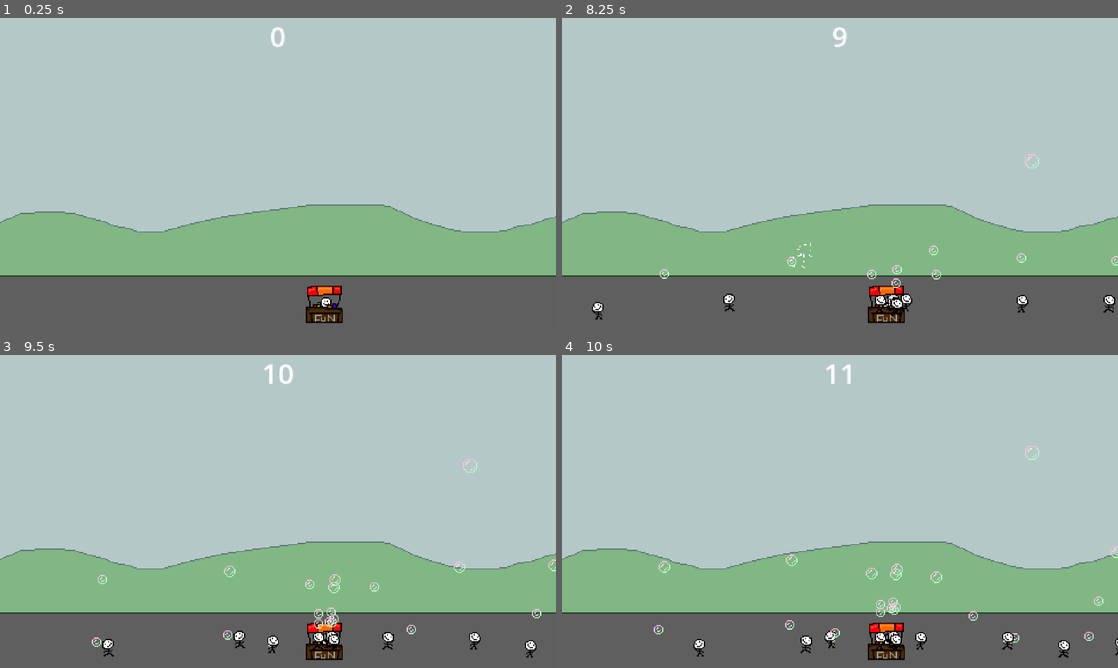
Above: before the commit, frames 1-4 (two rows, left to right).
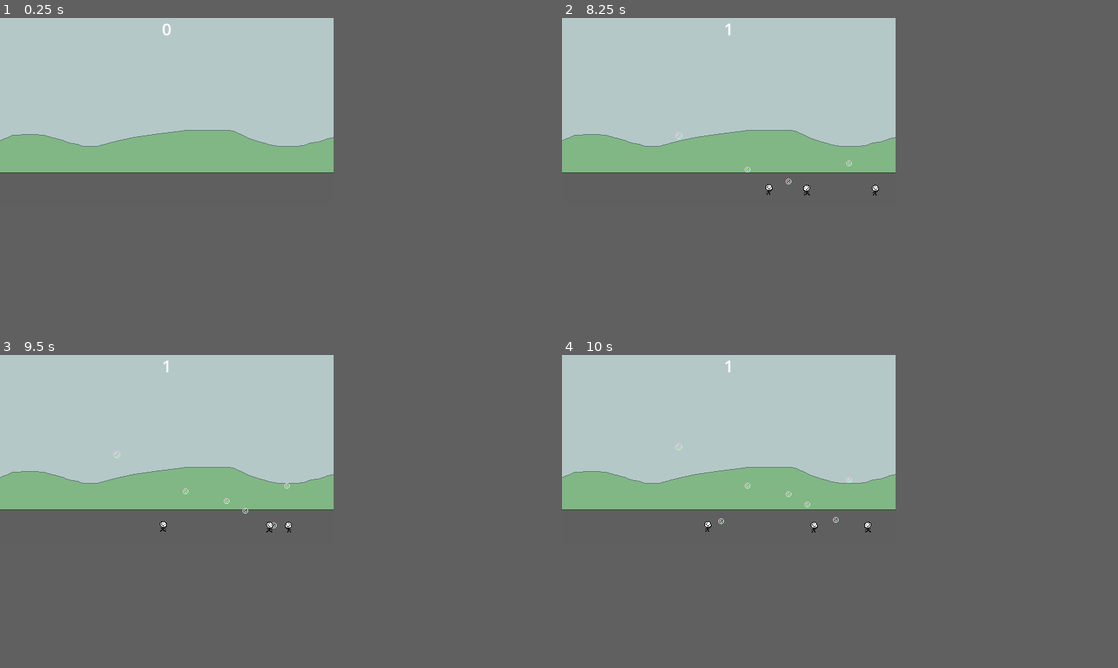
Above: after the commit, the same moments.

Repository: DISN-kolo/bubble-clicker-ggj25
Game: Godot game, scene res://main scene/MainScene.tscn
Same seed, same stepped clock (60 frames per second), same inputs: the game is played once before the commit and once after it.
Inputs (mouse positions are in pixels of both pictures, inside the frame that each line leads up to):
- Up to frame 1 (0.25 s): no input
- Up to frame 2 (8.25 s): tap Enter (ui_accept) at 0.5, 0.77, 1.52, 3.02, 3.77, 4.52, 6.02, 6.77, 7.52 s; move the mouse to (962, 158) at 0.52 s; hold Right (ui_right) 0.53-2.03 s; click (962, 158) at 0.6 s; move the mouse to (728, 190) at 1.27 s; click (728, 190) at 1.35 s; move the mouse to (567, 296) at 2.02 s; hold Left (ui_left) 2.03-2.78 s; click (567, 296) at 2.1 s; move the mouse to (812, 237) at 2.77 s; hold Right (ui_right) 2.78-4.28 s; click (812, 237) at 2.85 s; move the mouse to (650, 296) at 3.52 s; click (650, 296) at 3.6 s; move the mouse to (979, 290) at 4.27 s; hold Left (ui_left) 4.28-5.03 s; click (979, 290) at 4.35 s; move the mouse to (650, 280) at 5.02 s; hold Right (ui_right) 5.03-5.78 s; click (650, 280) at 5.1 s; move the mouse to (1023, 277) at 5.77 s; hold Left (ui_left) 5.78-7.28 s; click (1023, 277) at 5.85 s; move the mouse to (1056, 268) at 6.52 s; click (1056, 268) at 6.6 s; move the mouse to (1090, 249) at 7.27 s; hold Right (ui_right) from 7.28 s (still down); click (1090, 249) at 7.35 s; move the mouse to (806, 255) at 8.02 s; click (806, 255) at 8.1 s
- Up to frame 3 (9.5 s): keep holding Right (ui_right); move the mouse to (372, 574) at 8.77 s; click (372, 574) at 8.85 s; tap Enter (ui_accept) at 9.02 s
- Up to frame 4 (10 s): move the mouse to (1023, 567) at 9.52 s; release Right (ui_right) at 9.53 s; hold Left (ui_left) from 9.53 s (still down); click (1023, 567) at 9.6 s; tap Enter (ui_accept) at 9.77 s
In our replay, the window is 800x450 before the commit and 480x270 after it. These sizes can differ from the game's own. Grey fills any space a smaller window leaves; there, only what the larger window draws over its background counts as a difference.

The runs differ from the first frame. In frame 1, 49% of the frame differs, in the area x 0-100%, y 1-100%; in frame 2, 49%; in frame 3, 49%; in frame 4, 49%.

Commit message:
parametrized some values, added a cheat (ctrl + p) to increment them, made the viewport better for better canvas management n stuff

Diff:
--- a/bubble/Bubble.gd
+++ b/bubble/Bubble.gd
@@ -14,7 +14,7 @@
 var explosion_instance
 
 func _ready():
-	r = rng.randf_range(2.0, 3.0)
+	r = rng.randf_range(Events.bubble_growth_time, Events.bubble_growth_time + 2)
 	$Sprite2D.texture = texture_pool[i]
 	$Timer.wait_time = r
 	$Timer.start()
@@ -28,13 +28,14 @@
 			$Sprite2D.queue_free()
 			explosion_instance = explosion.instantiate()
 			add_child(explosion_instance)
-			get_tree().get_nodes_in_group("BubblesCount")[0].addBubbles("1");
+			get_tree().get_nodes_in_group("BubblesCount")[0].addBubbles(str(i + 1));
 	move_and_slide()
 	pass
 
 func _on_timer_timeout():
 	if !dying:
 		if (i >= 2):
+			self.queue_free()
 			return
 		i += 1
 		r = rng.randf_range(2.0, 3.0)
--- a/main scene/MainScene.gd
+++ b/main scene/MainScene.gd
@@ -6,28 +6,46 @@
 @onready var shop = preload("res://shop/fun_shop.tscn")
 var instance_of_shop
 var tio_direction : int
+
+@onready var tio_spawner_timer = $Timer
+
+const TIO_SPEED : float = 50
+const TIO_MIN_Y : float = 110
+const TIO_MAX_Y : float = 120
+
 # Called when the node enters the scene tree for the first time.
 func _ready():
-	instance_of_shop = shop.instantiate()
-	instance_of_shop.global_position = Vector2(rng.randi_range(-100, 100), rng.randi_range(110, 120))
-	add_child(instance_of_shop)
+	#instance_of_shop = shop.instantiate()
+	#instance_of_shop.global_position = Vector2(rng.randi_range(-100, 100), rng.randi_range(110, 120))
+	#add_child(instance_of_shop)
 	pass # Replace with function body.
 
 func _process(delta):
 	if Input.is_action_just_pressed("ui_cancel"):
 		get_tree().quit()
-
+	if Input.is_action_just_pressed("cheat"):
+		Events.tio_spawn_time /= 2
+		if (Events.tio_spawn_time <= 0.01):
+			Events.tio_spawn_time = 0.01
+		Events.bubble_growth_time /= 2
+		if (Events.bubble_growth_time <= 0.01):
+			Events.bubble_growth_time = 0.01
+		Events.tio_shopping_time += 1
+		Events.tio_bubbling_time /= 2
+		if (Events.tio_bubbling_time <= 0.01):
+			Events.tio_bubbling_time = 0.01
+		Events.tio_maximum_bubbles += 1
 
 func _on_timer_timeout():
 	tio_direction = rng.randi_range(0, 1) * 2 - 1
 	instance_of_tio = tio.instantiate()
-	instance_of_tio.velocity.x = 50 * tio_direction
-	instance_of_tio.global_position = Vector2(-250 * tio_direction, rng.randi_range(110, 120))
+	instance_of_tio.velocity.x = TIO_SPEED * tio_direction
+	instance_of_tio.global_position = Vector2(-250 * tio_direction, rng.randi_range(TIO_MIN_Y, TIO_MAX_Y))
 	instance_of_tio.sprite_flip = (tio_direction == -1)
 	add_child(instance_of_tio)
-	r = rng.randf_range(0.3, 1.3)
-	$Timer.wait_time = r
-	$Timer.start()
+	r = rng.randf_range(Events.tio_spawn_time, Events.tio_spawn_time + 0.5)
+	tio_spawner_timer.wait_time = r
+	tio_spawner_timer.start()
 
 func _on_killzone_tio_left_body_entered(body):
 	body.queue_free()
--- a/main scene/MainScene.tscn
+++ b/main scene/MainScene.tscn
@@ -18,7 +18,6 @@
 texture = ExtResource("1_37jlj")
 
 [node name="Camera2D" type="Camera2D" parent="."]
-zoom = Vector2(4, 4)
 
 [node name="Timer" type="Timer" parent="."]
 autostart = true
--- a/main scene/events.gd
+++ b/main scene/events.gd
@@ -1,3 +1,9 @@
 extends Node
 
 signal entered_shop
+
+var tio_spawn_time : float = 3.0
+var bubble_growth_time : float = 3.0
+var tio_bubbling_time : float = 1.5
+var tio_shopping_time : float = 3.5
+var tio_maximum_bubbles : int = 10
--- a/project.godot
+++ b/project.godot
@@ -21,10 +21,10 @@
 
 [display]
 
-window/size/viewport_width=1920
-window/size/viewport_height=1080
+window/size/viewport_width=480
+window/size/viewport_height=270
 window/size/mode=3
-window/stretch/mode="viewport"
+window/stretch/mode="canvas_items"
 
 [dotnet]
 
@@ -37,6 +37,11 @@
 "events": [null, Object(InputEventMouseButton,"resource_local_to_scene":false,"resource_name":"","device":-1,"window_id …(259 unchanged characters)…
 ]
 }
+cheat={
+"deadzone": 0.5,
+"events": [Object(InputEventKey,"resource_local_to_scene":false,"resource_name":"","device":-1,"window_id":0,"alt_pressed":false,"shift_pressed":false,"ctrl_pressed":true,"meta_pressed":false,"pressed":false,"keycode":0,"physical_keycode":80,"key_label":0,"unicode":112,"echo":false,"script":null)
+]
+}
 
 [rendering]
 
--- a/tio/tio.gd
+++ b/tio/tio.gd
@@ -3,7 +3,6 @@
 var rng = RandomNumberGenerator.new()
 var r : float
 var i : int = 0
-var maximum_bubbles : int = 10
 const SPEED = 300.0
 const JUMP_VELOCITY = -400.0
 var sprite_flip : bool
@@ -21,7 +20,7 @@
 func _ready():
 	z_index = global_position.y - 110
 	Events.entered_shop.connect(_on_entered_shop)
-	r = rng.randf_range(0.2, 2.0)
+	r = rng.randf_range(Events.tio_bubbling_time, Events.tio_bubbling_time + 0.5)
 	bubble_timer.wait_time = r
 	bubble_timer.start()
 	backup_velocity = velocity
@@ -48,14 +47,14 @@
 
 
 func _on_timer_timeout():
-	if (i >= maximum_bubbles - 1):
+	if (i >= Events.tio_maximum_bubbles - 1):
 		return
 	i += 1
 	bub_instance = bub.instantiate()
 	bub_instance.velocity.y = -20 * rng.randf_range(0.8, 1.2)
 	bub_instance.global_position = self.global_position
 	get_tree().get_root().add_child(bub_instance)
-	r = rng.randf_range(0.1, 3.0)
+	r = rng.randf_range(Events.tio_bubbling_time, Events.tio_bubbling_time + 0.5)
 	bubble_timer.wait_time = r
 	bubble_timer.start()
 	pass # Replace with function body.
@@ -73,5 +72,5 @@
 func _on_aux_shop_timer_timeout():
 	aux_shop_timer.stop()
 	velocity = Vector2(0, 0)
-	shop_timer.wait_time = rng.randf_range(3, 4)
+	shop_timer.wait_time = rng.randf_range(Events.tio_shopping_time, Events.tio_shopping_time + 0.5)
 	shop_timer.start()
